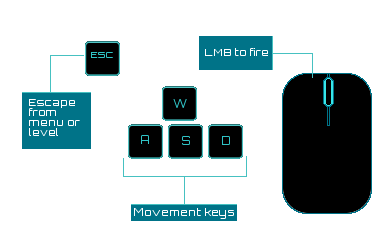
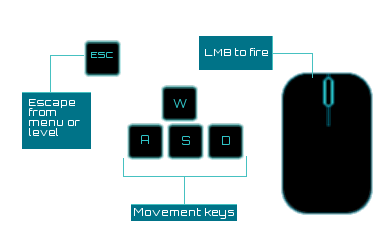
Layered file, before and after one edit (389px x 244px). Changes by layer:
painted on "Pasted Layer" over left=84, top=40, right=373, bottom=215
